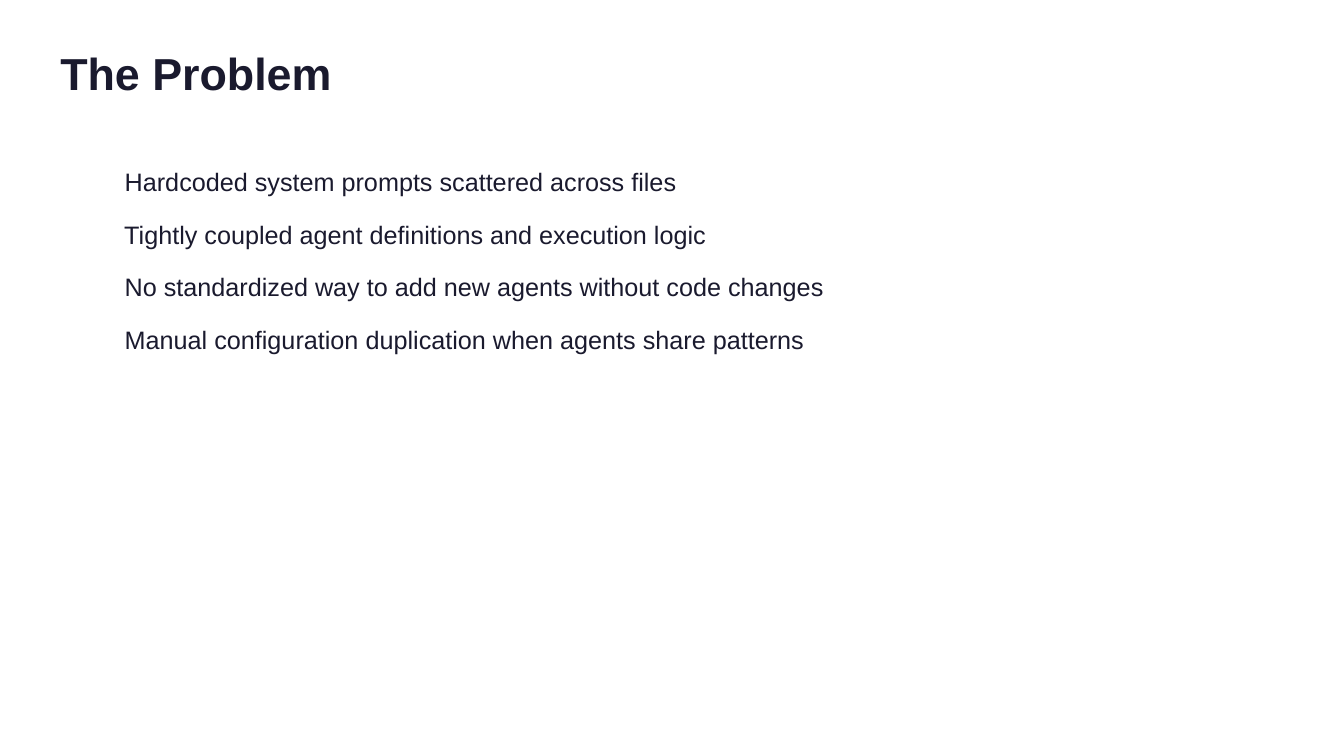
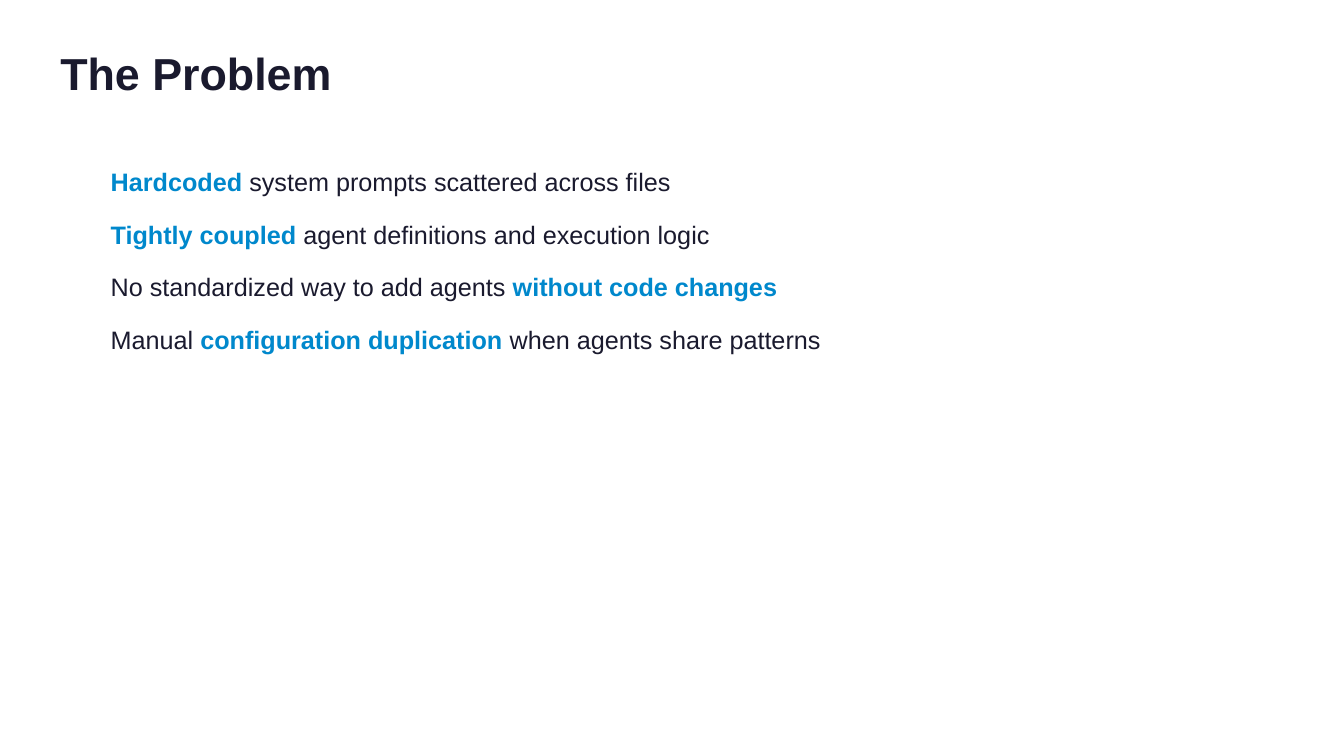
Before and after one commit to RPirruccio/lightning-agents, a slide deck: slide 2 of presentation/output/lightning-agents.pptx. Drawn at 1344x756 pixels with LibreOffice and Linux fonts; fonts in the diff are those of the drawing. Boxes give left, top, right and bottom in pixels: in the first picture for what was removed or moved away, otherwise in the second. Text is boxed around its words. In the diff, an @@ line names an element or a change of style, - is before the commit and + after.

```diff
--- a/presentation/output/lightning-agents.pptx
+++ b/presentation/output/lightning-agents.pptx
@@ text at box(111, 172, 821, 354): text colour #1A1A2E to #0088CC, bold on in "Hardcoded", "Tightly coupled", "configuration duplication" @@
@@ text at box(111, 277, 777, 302): text changed @@
-No standardized way to add new agents without code changes
+No standardized way to add agents without code changes
```
Also in this commit, not shown: 1 other slide changed, 4 slides added, 4 slides removed, 18 other files.
